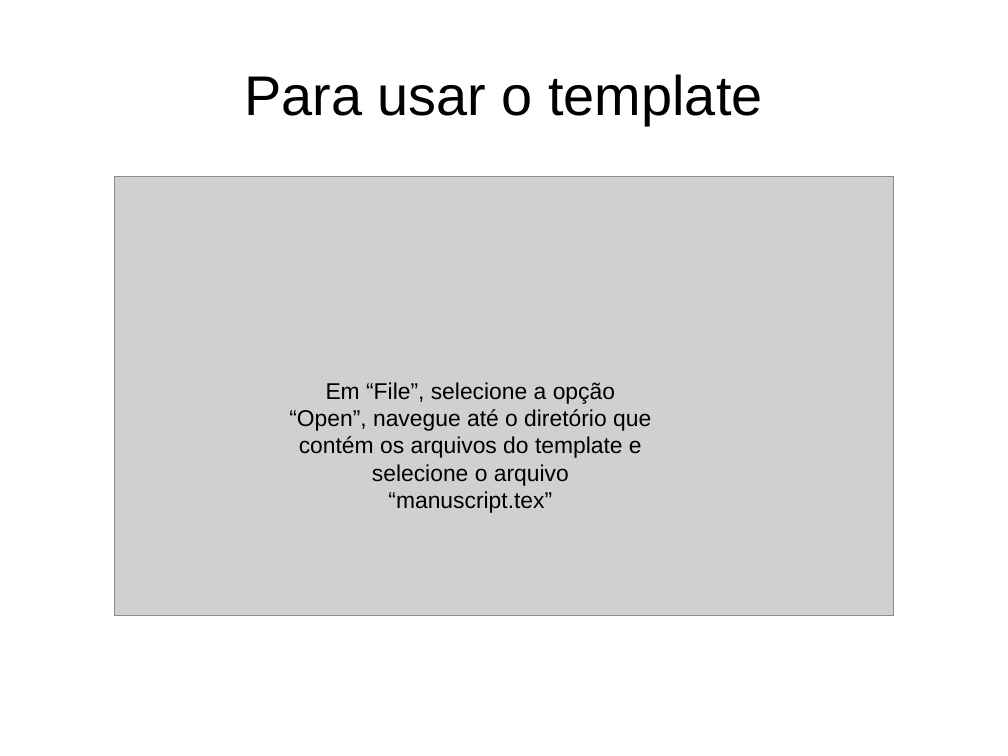
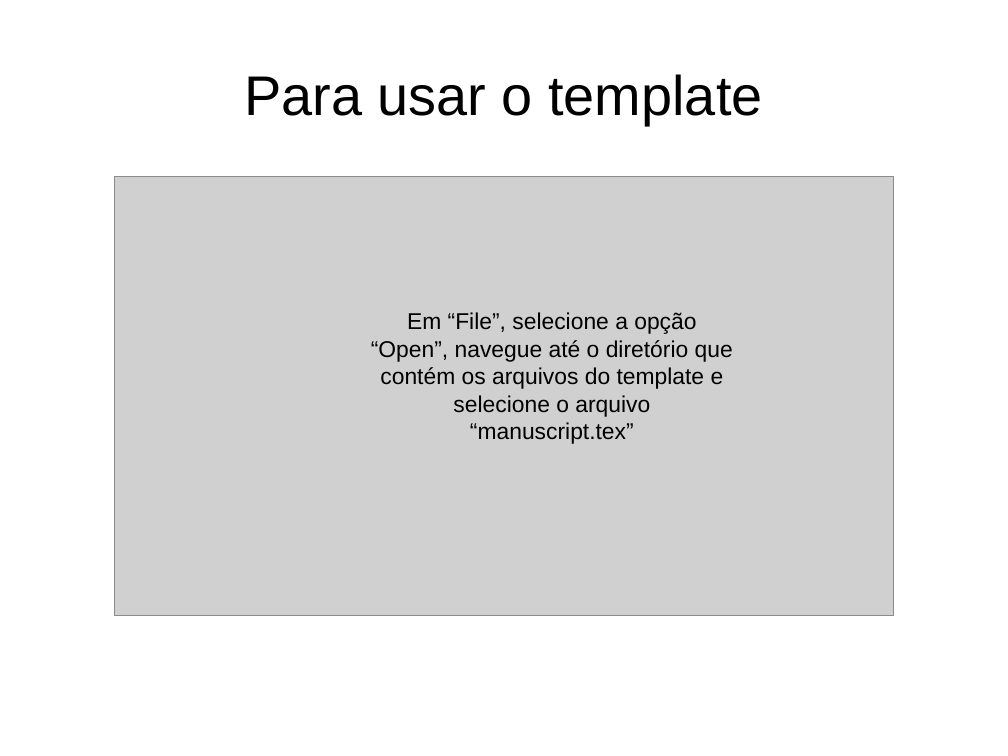
Before and after one commit to birocoles/Templates-geofisica-ON, a slide deck: slide 5 of Tutorial/tutorial_basico.odp (slide 8 before the commit). Drawn at 1008x756 pixels with LibreOffice and Linux fonts; fonts in the diff are those of the drawing; grey boxes stand for pictures. Boxes give left, top, right and bottom in pixels: in the first picture for what was removed or moved away, otherwise in the second. Text is boxed around its words. In the diff, an @@ line names an element or a change of style, - is before the commit and + after.

```diff
--- a/Tutorial/tutorial_basico.odp
+++ b/Tutorial/tutorial_basico.odp
@@ text "Em “File”, selecione a opção ...": place and size @@
-text "Em “File”, selecione a opção ..." at (289, 382, 651, 513)
+text "Em “File”, selecione a opção ..." at (371, 312, 733, 444)
```
Also in this commit, not shown: 11 other slides changed, 1 slide added, 3 slides removed, 3 other files.
